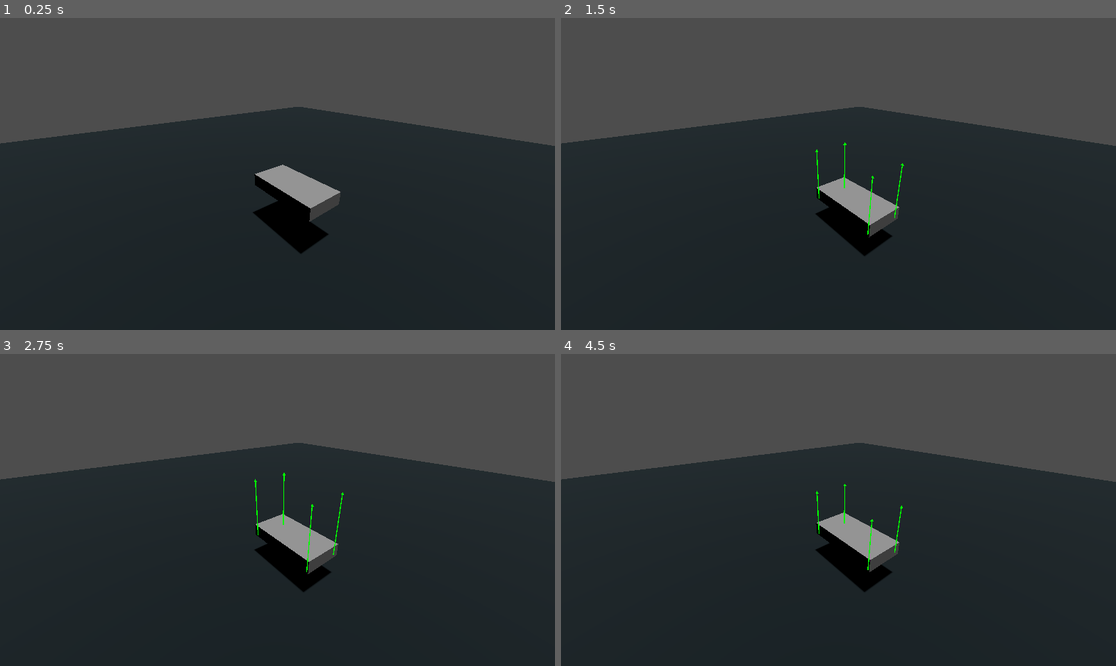
Above: before the commit, frames 1-4 (two rows, left to right).
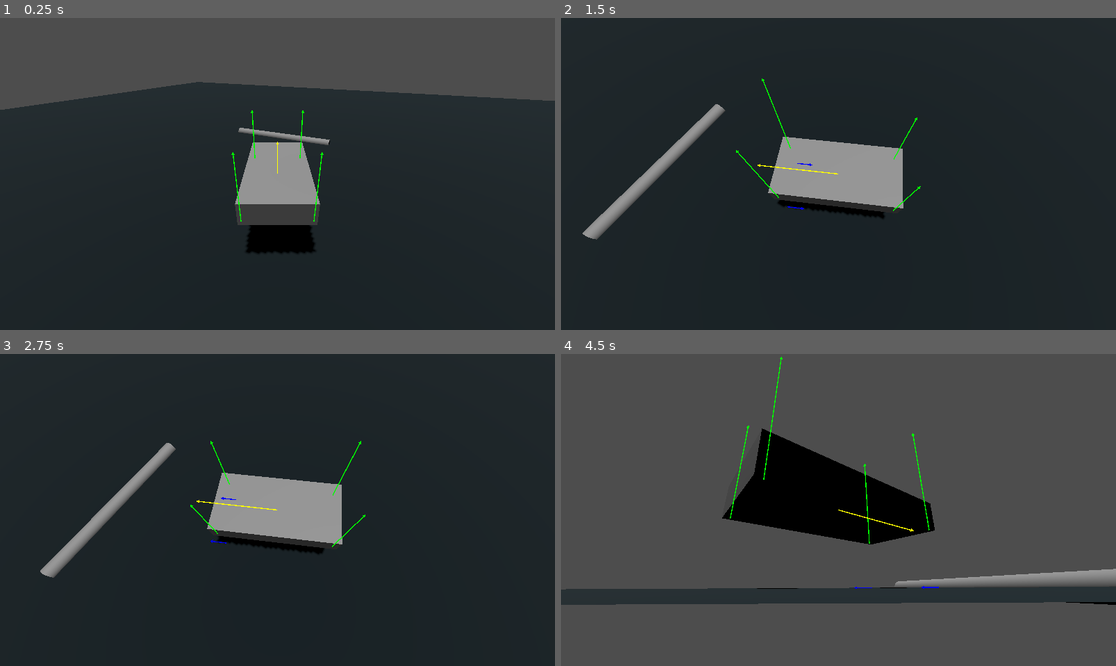
Above: after the commit, the same moments.

Repository: zamotany/godot-vehicle-test
Game: Godot game, scene res://vehicle-test/scenes/world/world.tscn
Same seed, same stepped clock (60 frames per second), same inputs: the game is played once before the commit and once after it.
Inputs (mouse positions are in pixels of both pictures, inside the frame that each line leads up to):
- Up to frame 1 (0.25 s): no input
- Up to frame 2 (1.5 s): move the mouse to (960, 158) at 0.52 s; hold Up (ui_up) 0.53-1.28 s; hold Right mouse button (ui_unlock_camera, bound only after the … 0.53-1.28 s; move the mouse to (727, 189) at 1.27 s; hold Down (ui_down) from 1.28 s (still down); right-click (727, 189) at 1.35 s
- Up to frame 3 (2.75 s): move the mouse to (333, 441) at 2.02 s; release Down (ui_down) at 2.03 s; hold Up (ui_up) from 2.03 s (still down); hold Right mouse button (ui_unlock_camera, bound only after the … from 2.03 s (still down)
- Up to frame 4 (4.5 s): move the mouse to (810, 572) at 2.77 s; release Right mouse button (ui_unlock_camera, bound only after the … at 2.78 s; right-click (810, 572) at 2.85 s; move the mouse to (1005, 556) at 3.52 s; release Up (ui_up) at 3.53 s; hold Right mouse button (ui_unlock_camera, bound only after the … 3.53-4.28 s; hold Down (ui_down) from 3.53 s (still down); move the mouse to (672, 463) at 4.27 s; right-click (672, 463) at 4.35 s

The runs differ from the first frame. In frame 1, 14% of the frame differs, in the area x 0-100%, y 20-76%; in frame 2, 41%; in frame 3, 41%; in frame 4, 61%, in the area x 0-100%, y 0-100%.

Commit message:
add simple acceleration handling

Diff:
--- a/debug/scenes/debug_overlay/debug_overlay.gd
+++ b/debug/scenes/debug_overlay/debug_overlay.gd
@@ -6,5 +6,5 @@
 func _ready() -> void:
 	GDebugOverlay.draw_vector.connect(_on_draw_vector)
 
-func _on_draw_vector(object: Node3D, vector: Vector3, color: Color, width: float) -> void:
-	control.draw(object, vector, color, width)
+func _on_draw_vector(key: String, origin: Vector3, vector: Vector3, color: Color, width: float) -> void:
+	control.draw(key, origin, vector, color, width)
--- a/debug/scenes/debug_overlay/debug_overlay_control.gd
+++ b/debug/scenes/debug_overlay/debug_overlay_control.gd
@@ -14,24 +14,24 @@
 	var points = PackedVector2Array([a, b, c])
 	draw_polygon(points, PackedColorArray([color]))
 
-func draw(object: Node3D, vector: Vector3, color: Color, width: float) -> void:
-	vectors[object.get_instance_id()] = DebugVector.new(object, vector, color, width)
+func draw(key: String, origin: Vector3, vector: Vector3, color: Color, width: float) -> void:
+	vectors[key] = DebugVector.new(origin, vector, color, width)
 	queue_redraw()
 
 class DebugVector:
-	var object: Node3D
+	var origin: Vector3
 	var vector: Vector3
 	var color: Color
 	var width: float
 
-	func _init(object: Node3D, vector: Vector3, color: Color, width: float) -> void:
-		self.object = object
+	func _init(origin: Vector3, vector: Vector3, color: Color, width: float) -> void:
+		self.origin = origin
 		self.vector = vector
 		self.color = color
 		self.width = width
 
 	func draw(control: DebugOverlayControl, camera: Camera3D) -> void:
-		var start = camera.unproject_position(object.global_transform.origin)
-		var end = camera.unproject_position(object.global_transform.origin + vector)
+		var start = camera.unproject_position(origin)
+		var end = camera.unproject_position(origin + vector)
 		control.draw_line(start, end, color, width)
 		control.draw_triangle(end, start.direction_to(end), width * 2, color)
--- a/debug/scenes/debug_overlay/g_debug_overlay.gd
+++ b/debug/scenes/debug_overlay/g_debug_overlay.gd
@@ -1,6 +1,9 @@
 extends Node
 
-signal draw_vector(object: Node3D, color: Color, width: float)
+signal draw_vector(key: String, origin: Vector3, vector: Vector3, color: Color, width: float)
 
-func draw(object: Node3D, vector: Vector3, color: Color = Color.GREEN, width: float = 2.0) -> void:
-	draw_vector.emit(object, vector, color, width)
+func draw(key: String, object: Node3D, vector: Vector3, color: Color = Color.GREEN, width: float = 2.0) -> void:
+	draw_vector.emit(key, object.global_transform.origin, vector, color, width)
+
+func draw_with_origin(key: String, origin: Vector3, vector: Vector3, color: Color = Color.GREEN, width: float = 2.0) -> void:
+	draw_vector.emit(key, origin, vector, color, width)
--- a/project.godot
+++ b/project.godot
@@ -18,3 +18,11 @@
 [autoload]
 
 GDebugOverlay="*res://debug/scenes/debug_overlay/g_debug_overlay.gd"
+
+[input]
+
+ui_unlock_camera={
+"deadzone": 0.2,
+"events": [Object(InputEventMouseButton,"resource_local_to_scene":false,"resource_name":"","device":-1,"window_id":0,"alt_pressed":false,"shift_pressed":false,"ctrl_pressed":false,"meta_pressed":false,"button_mask":2,"position":Vector2(98, 17),"global_position":Vector2(107, 65),"factor":1.0,"button_index":2,"canceled":false,"pressed":true,"double_click":false,"script":null)
+]
+}
--- a/vehicle-test/scenes/vehicle/vehicle.gd
+++ b/vehicle-test/scenes/vehicle/vehicle.gd
@@ -1,6 +1,35 @@
 extends RigidBody3D
 
-@export var spring_length: float = 0.5
-@export var spring_stiffness: float = 30
-@export var spring_damer: float = 3
-@export var wheel_radius: float = 0.33
+@export_range(0.0, 1.0) var camera_sensitivity = 0.01
+@export var tilt_limit = deg_to_rad(75)
+@export var camera: Camera3D
+
+@onready var camera_pivot: Node3D = $CameraPivot
+@onready var camera_arm: SpringArm3D = $CameraPivot/CameraArm
+
+var is_camera_locked: bool = true
+
+func _ready() -> void:
+	# Attach remote transform to camera. Useful if we want to detach camera from vehicle at some point.
+	var remote_camera := RemoteTransform3D.new()
+	remote_camera.remote_path = camera.get_path()
+	camera_arm.add_child(remote_camera)
+
+func _process(_delta: float) -> void:
+	if Input.is_action_pressed("ui_unlock_camera"):
+		is_camera_locked = false
+	else:
+		is_camera_locked = true
+
+	GDebugOverlay.draw("vehicle_forward", self, self.global_basis.z * -2.0, Color.YELLOW)
+
+
+
+func _unhandled_input(event: InputEvent) -> void:
+	if event is InputEventMouseMotion and !is_camera_locked:
+		# Horizontal rotation
+		camera_pivot.rotation.y += -event.relative.x * camera_sensitivity
+
+		# Vertical rotation
+		camera_arm.rotation.x -= event.relative.y * camera_sensitivity
+		camera_arm.rotation.x = clamp(camera_arm.rotation.x, deg_to_rad(-90), deg_to_rad(90))
--- a/vehicle-test/scenes/vehicle/vehicle.tscn
+++ b/vehicle-test/scenes/vehicle/vehicle.tscn
@@ -1,5 +1,6 @@
-[gd_scene load_steps=4 format=3 uid="uid://be3q2cl7uulmp"]
+[gd_scene load_steps=5 format=3 uid="uid://be3q2cl7uulmp"]
 
+[ext_resource type="Script" uid="uid://dahxa550l70yd" path="res://vehicle-test/scenes/vehicle/vehicle.gd" id="1_2ffin"]
 [ext_resource type="Script" uid="uid://d2qouavlukbge" path="res://vehicle-test/scenes/vehicle/wheel.gd" id="2_fouyv"]
 
 [sub_resource type="BoxShape3D" id="BoxShape3D_owshx"]
@@ -10,11 +11,13 @@
 
 [node name="Vehicle" type="RigidBody3D"]
 mass = 1500.0
+can_sleep = false
+script = ExtResource("1_2ffin")
 
-[node name="CollisionShape3D" type="CollisionShape3D" parent="."]
+[node name="VehicleChassis" type="CollisionShape3D" parent="."]
 shape = SubResource("BoxShape3D_owshx")
 
-[node name="MeshInstance3D" type="MeshInstance3D" parent="CollisionShape3D"]
+[node name="MeshInstance3D" type="MeshInstance3D" parent="VehicleChassis"]
 mesh = SubResource("BoxMesh_andsp")
 
 [node name="Wheels" type="Node3D" parent="."]
@@ -25,33 +28,41 @@
 target_position = Vector3(0, -0.83, 0)
 script = ExtResource("2_fouyv")
 spring_length = 0.7
-spring_stiffness = 15000.0
-spring_damer = 1500.0
-wheel_radius = 0.5
+spring_stiffness = 45000.0
+spring_damer = 4500.0
+wheel_radius = 0.3
+use_as_traction = true
 
 [node name="FR_Wheel" type="RayCast3D" parent="Wheels"]
 transform = Transform3D(1, 0, 0, 0, 1, 0, 0, 0, 1, 0.7, 0, -1.4)
 target_position = Vector3(0, -0.83, 0)
 script = ExtResource("2_fouyv")
 spring_length = 0.7
-spring_stiffness = 15000.0
-spring_damer = 1500.0
-wheel_radius = 0.5
+spring_stiffness = 45000.0
+spring_damer = 4500.0
+wheel_radius = 0.3
+use_as_traction = true
 
 [node name="RL_Wheel" type="RayCast3D" parent="Wheels"]
 transform = Transform3D(1, 0, 0, 0, 1, 0, 0, 0, 1, -0.7, 0, 1.4)
 target_position = Vector3(0, -0.83, 0)
 script = ExtResource("2_fouyv")
 spring_length = 0.7
-spring_stiffness = 15000.0
-spring_damer = 1500.0
-wheel_radius = 0.5
+spring_stiffness = 45000.0
+spring_damer = 4500.0
+wheel_radius = 0.3
 
 [node name="RR_Wheel" type="RayCast3D" parent="Wheels"]
 transform = Transform3D(1, 0, 0, 0, 1, 0, 0, 0, 1, 0.7, 0, 1.4)
 target_position = Vector3(0, -0.83, 0)
 script = ExtResource("2_fouyv")
 spring_length = 0.7
-spring_stiffness = 15000.0
-spring_damer = 1500.0
-wheel_radius = 0.5
+spring_stiffness = 45000.0
+spring_damer = 4500.0
+wheel_radius = 0.3
+
+[node name="CameraPivot" type="Node3D" parent="."]
+
+[node name="CameraArm" type="SpringArm3D" parent="CameraPivot"]
+transform = Transform3D(1, 0, 0, 0, 0.866025, 0.5, 0, -0.5, 0.866025, 0, 0, 0)
+spring_length = 5.0
--- a/vehicle-test/scenes/vehicle/wheel.gd
+++ b/vehicle-test/scenes/vehicle/wheel.gd
@@ -4,6 +4,8 @@
 @export var spring_stiffness: float = 30
 @export var spring_damer: float = 3
 @export var wheel_radius: float = 0.33
+@export var use_as_traction: bool = false
+@export var use_as_steering: bool = false
 
 @onready var vehicle: RigidBody3D = get_parent().get_parent()
 
@@ -11,32 +13,70 @@
 
 # References
 # - https://medium.com/@remvoorhuis/how-to-program-realistic-vehicle-physics-for-realtime-environments-games-part-i-simple-b4c2375dc7fa
+# - https://www.youtube.com/watch?v=CdPYlj5uZeI
 
 func _ready() -> void:
-	target_position.y = -(spring_length + wheel_radius)
+	target_position.y = - (spring_length + wheel_radius)
 	add_exception(vehicle)
 
 func _physics_process(delta: float) -> void:
+	process_suspension(delta)
+	process_acceleration(delta)
+	process_steering(delta)
+
+
+func process_suspension(delta: float) -> void:
 	if is_colliding():
-		# The direction the force will be applied
-		var suspention_direction := global_basis.y
-		var raycast_origin = global_position
-		var raycast_collistion_point = get_collision_point()
+			# The direction the force will be applied
+			var suspension_direction := global_basis.y
+			var raycast_origin = global_position
+			var raycast_collision_point = get_collision_point()
 
-		# Subtract wheel radius because length of raycast is spring length + wheel radius
-		var compressed_spring_length = raycast_collistion_point.distance_to(raycast_origin) - wheel_radius
-		var spring_displacement = clamp(spring_length - compressed_spring_length, 0, spring_length)
+			# Subtract wheel radius because length of raycast is spring length + wheel radius
+			var compressed_spring_length = raycast_collision_point.distance_to(raycast_origin) - wheel_radius
+			var spring_displacement = clamp(spring_length - compressed_spring_length, 0, spring_length)
 
-		var spring_force = spring_stiffness * spring_displacement
+			var spring_force = spring_stiffness * spring_displacement
 
-		# Divide by delta because we want time independent velocity, since apply_force will make the force time dependent again
-		var spring_displacement_velocity = max((previous_spring_displacement - spring_displacement) / delta, 0)
+			# Divide by delta because we want time independent velocity, since apply_force will make the force time dependent again
+			var spring_displacement_velocity = max((previous_spring_displacement - spring_displacement) / delta, 0)
 
-		var damper_force = spring_damer * spring_displacement_velocity
-		var suspension_force = basis.y * max(spring_force - damper_force, 0)
+			var damper_force = spring_damer * spring_displacement_velocity
+			var suspension_force = basis.y * max(spring_force - damper_force, 0)
 
-		previous_spring_displacement = spring_displacement
+			previous_spring_displacement = spring_displacement
 
-		# Apply the force at a contact point of pring with vehicle chassis
-		vehicle.apply_force(suspention_direction * suspension_force, raycast_origin)
-		GDebugOverlay.draw(self, suspention_direction * suspension_force * 0.0005)
+			# Apply the force at a contact point of spring with vehicle chassis
+			vehicle.apply_force(suspension_direction * suspension_force, raycast_origin - vehicle.global_position)
+			GDebugOverlay.draw(name + "_suspension", self, suspension_direction * suspension_force * 0.0005)
+
+func process_acceleration(_delta: float) -> void:
+	if not use_as_traction:
+		return
+
+	# TODO: engine RMP / torque simulation + power curve
+	# TODO: transmission simulation (1. simple clutch, 2. gears)
+	# TODO: brake simulation (with slip)
+
+	var raycast_collision_point = get_collision_point()
+	# T [nm] = r [m] * F [N] so to go from torque to force we need to divide it by wheel radius.
+	var engine_power: float = 260 / wheel_radius
+	var input: float = 0.0
+
+	if Input.is_action_pressed("ui_up"):
+		input = 1.0
+
+	if Input.is_action_pressed("ui_down"):
+		input = -1.0
+
+
+	var acceleration_direction = -global_basis.z
+	var acceleration_force = acceleration_direction * engine_power * input
+
+	vehicle.apply_force(acceleration_force, raycast_collision_point - vehicle.global_position)
+	GDebugOverlay.draw_with_origin(name + "_acceleration", raycast_collision_point, acceleration_force * 0.0005, Color.BLUE)
+
+
+func process_steering(_delta: float) -> void:
+	if not use_as_steering:
+		return
--- a/vehicle-test/scenes/world/world.tscn
+++ b/vehicle-test/scenes/world/world.tscn
@@ -13,22 +13,29 @@
 material = SubResource("StandardMaterial3D_fj7yv")
 size = Vector2(50, 50)
 
+[sub_resource type="CylinderShape3D" id="CylinderShape3D_yxbno"]
+height = 5.0
+radius = 0.2
+
+[sub_resource type="CylinderMesh" id="CylinderMesh_sq54n"]
+top_radius = 0.2
+bottom_radius = 0.2
+height = 5.0
+
 [node name="Node3D" type="Node3D"]
 
-[node name="StaticBody3D" type="StaticBody3D" parent="."]
+[node name="Ground" type="StaticBody3D" parent="."]
 
-[node name="CollisionShape3D" type="CollisionShape3D" parent="StaticBody3D"]
+[node name="CollisionShape3D" type="CollisionShape3D" parent="Ground"]
 shape = SubResource("ConcavePolygonShape3D_f3sb7")
 
-[node name="MeshInstance3D" type="MeshInstance3D" parent="StaticBody3D/CollisionShape3D"]
+[node name="MeshInstance3D" type="MeshInstance3D" parent="Ground/CollisionShape3D"]
 mesh = SubResource("PlaneMesh_tlwt5")
 skeleton = NodePath("../../..")
 
-[node name="Vehicle" parent="." instance=ExtResource("1_yxbno")]
-transform = Transform3D(1, 0, 0, 0, 1, 0, 0, 0, 1, 0, 2.07213, 0)
-
-[node name="Camera3D" type="Camera3D" parent="."]
-transform = Transform3D(0.775264, 0.276545, -0.567881, 0, 0.899062, 0.437822, 0.631637, -0.339428, 0.69701, -4.64028, 5.59152, 4.72939)
+[node name="Vehicle" parent="." node_paths=PackedStringArray("camera") instance=ExtResource("1_yxbno")]
+transform = Transform3D(0.921856, 0, 0.387532, 0, 1, 0, -0.387532, 0, 0.921856, 0, 1.09796, 0)
+camera = NodePath("../Camera3D")
 
 [node name="DirectionalLight3D" type="DirectionalLight3D" parent="."]
 transform = Transform3D(1, 0, 0, 0, 0.159209, 0.987245, 0, -0.987245, 0.159209, -2.95481, 27.7085, 2.59837)
@@ -36,3 +43,15 @@
 
 [node name="DebugOverlay" parent="." node_paths=PackedStringArray("camera") instance=ExtResource("2_sq54n")]
 camera = NodePath("../Camera3D")
+
+[node name="Camera3D" type="Camera3D" parent="."]
+transform = Transform3D(1, 0, 0, 0, 1, 0, 0, 0, 1, 0, 4.08504, 7.18919)
+
+[node name="Obstacle1" type="StaticBody3D" parent="."]
+transform = Transform3D(-4.37114e-08, -1, -4.37114e-08, 0, -4.37114e-08, 1, -1, 4.37114e-08, 1.91069e-15, -2.10815, 0, -5.52607)
+
+[node name="CollisionShape3D" type="CollisionShape3D" parent="Obstacle1"]
+shape = SubResource("CylinderShape3D_yxbno")
+
+[node name="MeshInstance3D" type="MeshInstance3D" parent="Obstacle1/CollisionShape3D"]
+mesh = SubResource("CylinderMesh_sq54n")
Not shown: 1 places in vehicle-test/scenes/world/world.tscn that only renumber resources
Not shown, changed: .editorconfig
